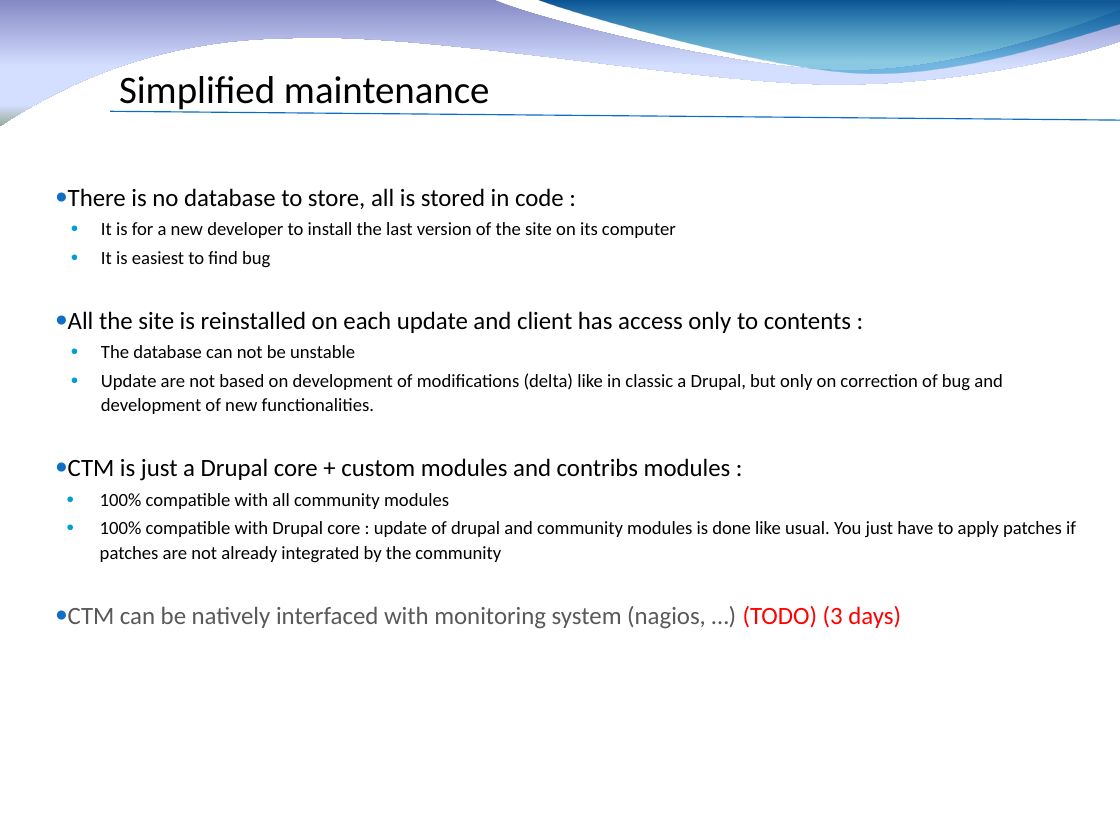
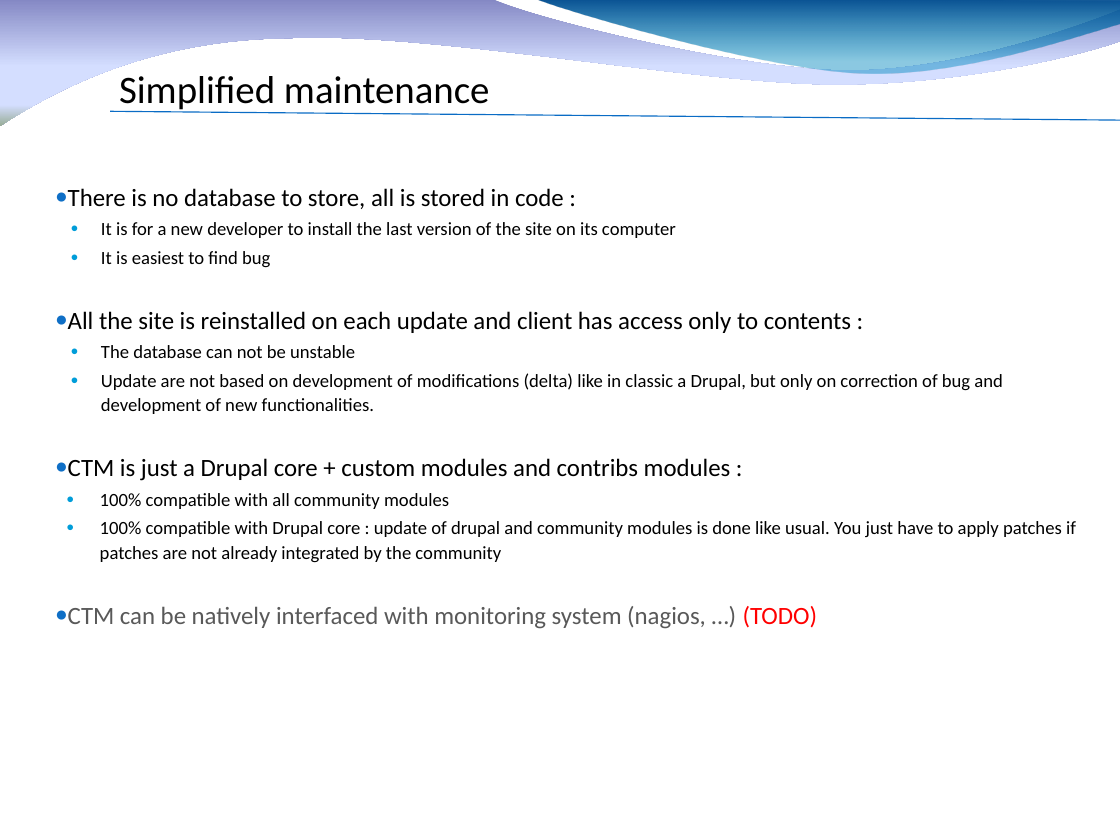
Before and after one commit to fauconv/ctm_drupal7, a slide deck: slide 23 of docs/Drupal 7 CTM factory.pptx. Drawn at 1120x840 pixels with LibreOffice and Linux fonts; fonts in the diff are those of the drawing; background and template pictures are left out. Boxes give left, top, right and bottom in pixels: in the first picture for what was removed or moved away, otherwise in the second. Text is boxed around its words. In the diff, an @@ line names an element or a change of style, - is before the commit and + after.

```diff
--- a/docs/Drupal 7 CTM factory.pptx
+++ b/docs/Drupal 7 CTM factory.pptx
@@ text at (x1=68, y1=606, x2=818, y2=629): text changed @@
-  ● CTM can be natively interfaced with monitoring system (nagios, …) (TODO) (3 days)
+  ● CTM can be natively interfaced with monitoring system (nagios, …) (TODO)
```
Also in this commit, not shown: 11 other slides changed, 18 other files.
